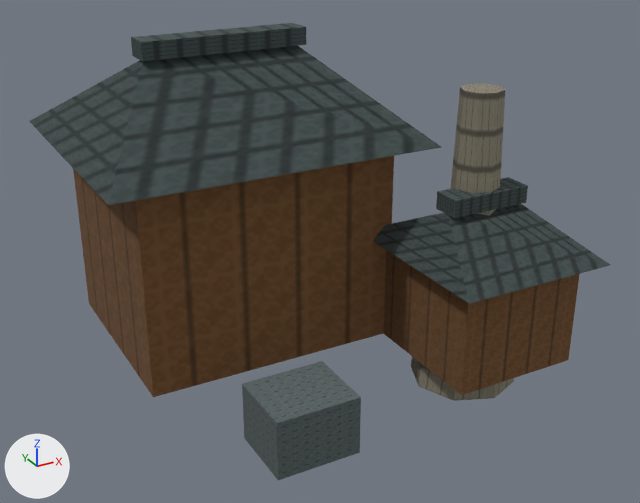
The glTF model app/src/main/assets/3d/field/domestic-SMITH-2-lod2.glb: old version first, new version second.
The view is the same before and after, from a camera (50 mm lens) standing at (-0.657, -1.309, 0.862) and looking at (0.027, -0.065, 0.24). Lighting does not change. The marker at lower left points along +X, +Y and +Z. The first picture is the older version. Vertices at exactly the same position are counted once.
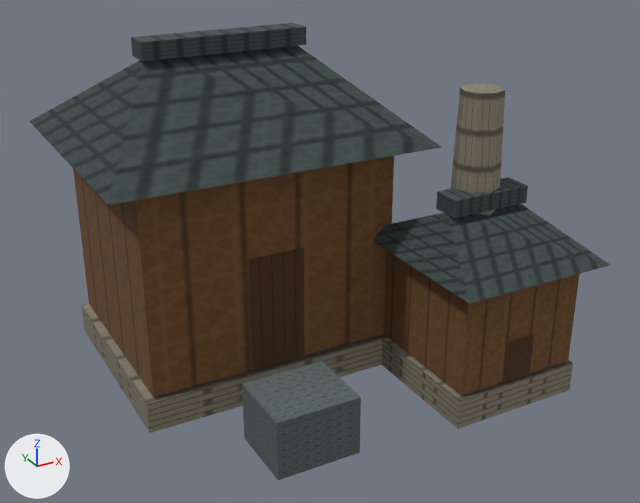
Diff of the bpy script that builds the scene:
```diff
--- a/app/src/main/assets/3d/field/domestic-SMITH-2-lod2.glb.py
+++ b/app/src/main/assets/3d/field/domestic-SMITH-2-lod2.glb.py
@@ me_mesh_0 @@
 # used by ob_mesh_0; location = (0.0, 0.0, 0.0)
 # verts and faces of me_mesh_0; kept vertices keep their numbers, new ones are numbered from 86
-me_mesh_0.from_pydata(...)  # 86 vertices, 110 faces; spans x -0.361..0.394, y -0.382..0.327, z 0.0..0.604
+me_mesh_0.from_pydata(...)  # 110 vertices, 134 faces; spans x -0.361..0.394, y -0.382..0.327, z 0.0..0.604
+# me_mesh_0 part 1: the loose piece of 8 vertices spanning x -0.305..0.145, y -0.11..0.27, z 0.07..0.43 is copied, and the copy is scaled about its middle by (1.06, 1.04, 0.153), then moved by (0.0, 0.0, -0.213); it spans x -0.319..0.159, y -0.118..0.278, z 0.01..0.065
+# me_mesh_0 part 2: the loose piece of 8 vertices spanning x 0.135..0.365, y -0.345..-0.095, z 0.07..0.26 is copied, and the copy is scaled about its middle by (1.06, 1.04, 0.289), then moved by (0.0, 0.0, -0.127); it spans x 0.128..0.372, y -0.35..-0.09, z 0.01..0.065
+# me_mesh_0 part 3
+verts[86] = (-0.13, -0.113, 0.07)  # pixel (252, 370)
+verts[87] = (-0.031, -0.113, 0.07)  # pixel (304, 356)
+verts[88] = (-0.031, -0.113, 0.277)  # pixel (303, 247)
+verts[89] = (-0.13, -0.113, 0.277)  # pixel (248, 259)
+faces += [(86, 87, 88), (86, 88, 89)]
+# me_mesh_0 part 4
+verts[90] = (0.225, -0.348, 0.07)  # pixel (506, 381)
+verts[91] = (0.275, -0.348, 0.07)  # pixel (529, 373)
+verts[92] = (0.275, -0.348, 0.146)  # pixel (533, 334)
+verts[93] = (0.225, -0.348, 0.146)  # pixel (510, 341)
+faces += [(90, 91, 92), (90, 92, 93)]
 me_mesh_0.materials.append(mat_material_0)
```

Pixel boxes [x1, y1, x2, y2] of what changed, in the pictures (640 x 503 px):
part 1 of me_mesh_0, added
    after: [81, 304, 387, 433]
part 2 of me_mesh_0, added
    after: [379, 334, 573, 429]
part 3 of me_mesh_0, added (brown)
    after: [249, 248, 304, 371]
part 4 of me_mesh_0, added (brown)
    after: [506, 335, 534, 382]
